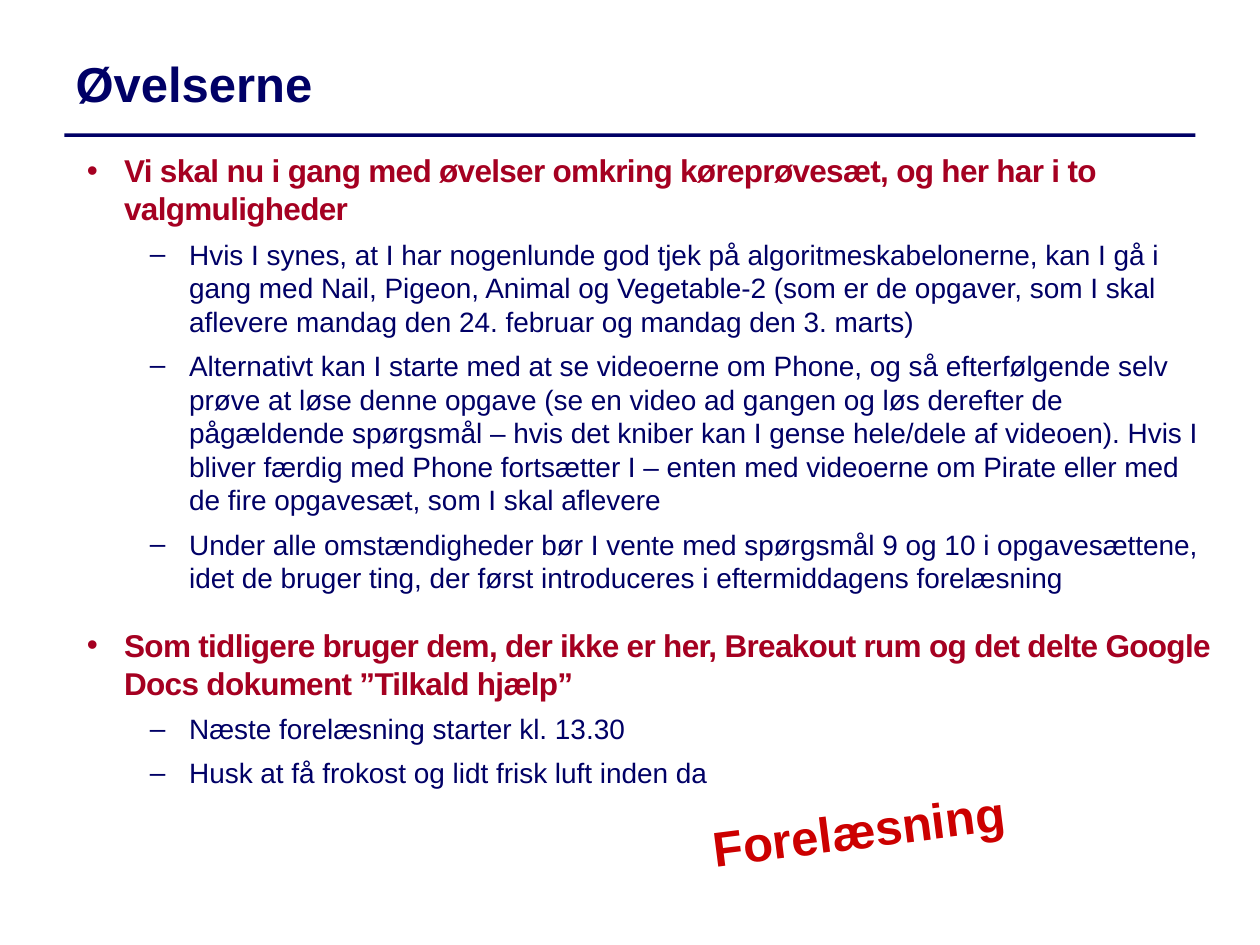
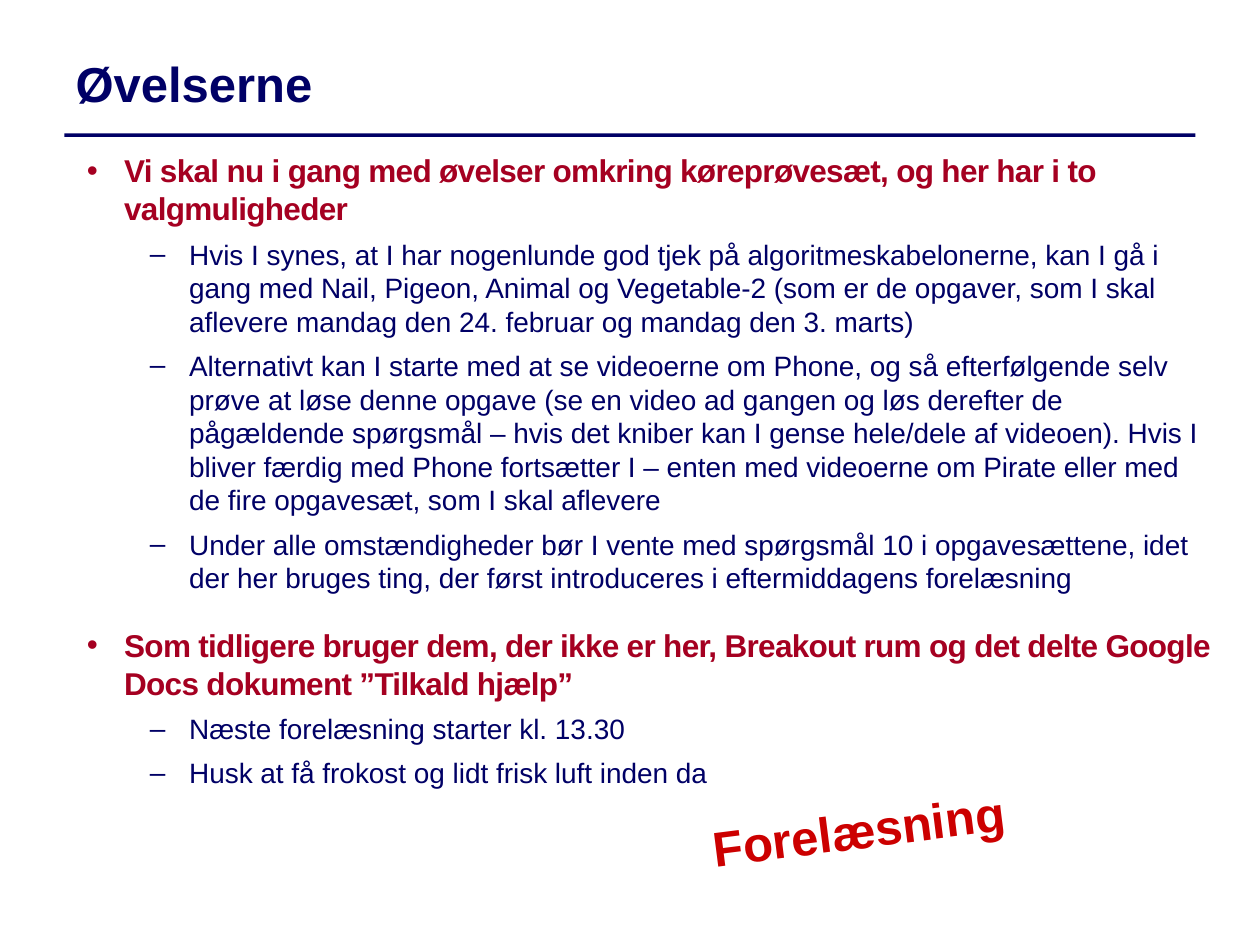
Before and after one commit to IntProgAU/Materiale, a slide deck: slide 4 of web/g25/status/Status4.pptx. Drawn at 1260x945 pixels with LibreOffice and Linux fonts; fonts in the diff are those of the drawing. Boxes give left, top, right and bottom in pixels: in the first picture for what was removed or moved away, otherwise in the second. Text is boxed around its words. In the diff, an @@ line names an element or a change of style, - is before the commit and + after.

```diff
--- a/web/g25/status/Status4.pptx
+++ b/web/g25/status/Status4.pptx
@@ text at bbox=[189, 533, 1188, 593]: text changed @@
-  – Under alle omstændigheder bør I vente med spørgsmål 9 og 10 i opgavesættene, idet de bruger ting, der først introduceres i eftermiddagens forelæsning
+  – Under alle omstændigheder bør I vente med spørgsmål 10 i opgavesættene, idet der her bruges ting, der først introduceres i eftermiddagens forelæsning
```
